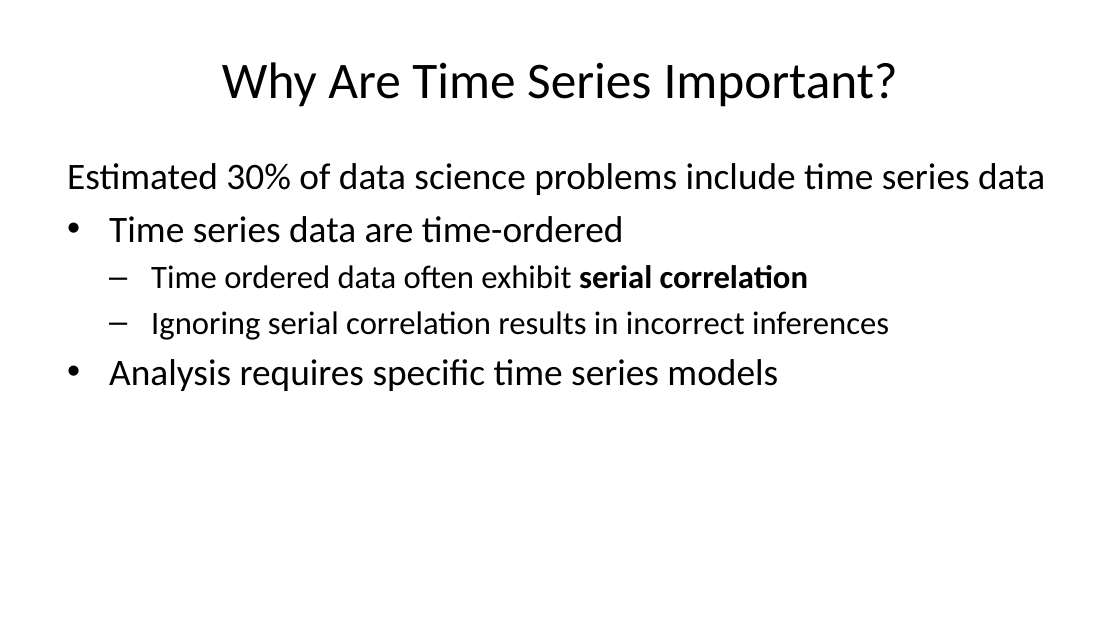
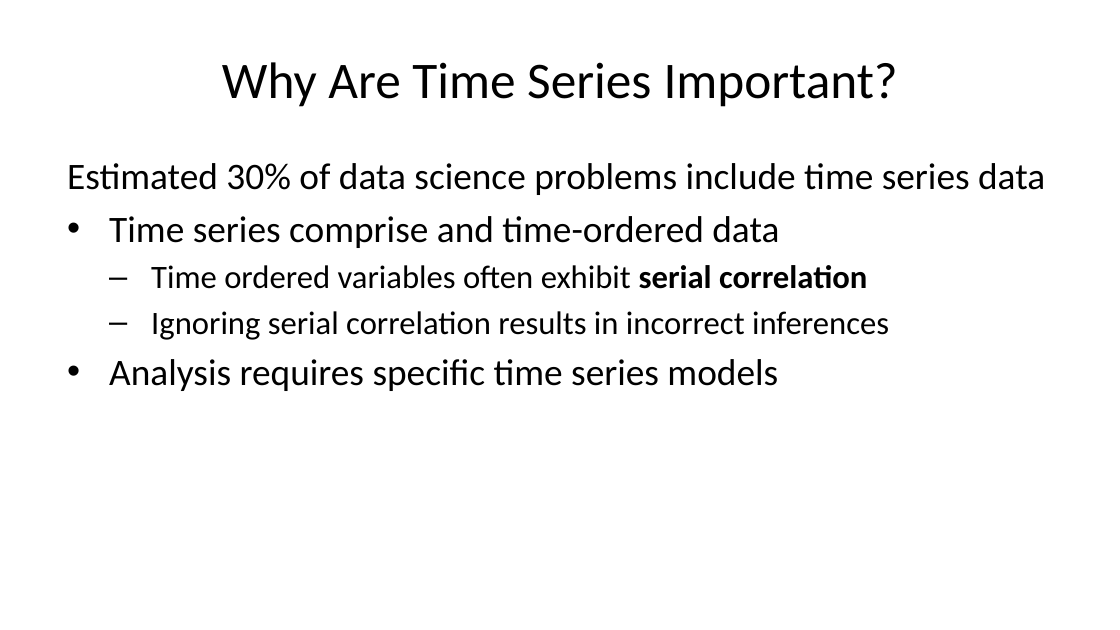
Before and after one commit to StephenElston/CSCI-E-83, a slide deck: slide 2 of LectureSlides/11_PropertiesOfTimeSeries.pptx. Drawn at 1120x630 pixels with LibreOffice and Linux fonts; fonts in the diff are those of the drawing. Boxes give left, top, right and bottom in pixels: in the first picture for what was removed or moved away, otherwise in the second. Text is boxed around its words. In the diff, an @@ line names an element or a change of style, - is before the commit and + after.

```diff
--- a/LectureSlides/11_PropertiesOfTimeSeries.pptx
+++ b/LectureSlides/11_PropertiesOfTimeSeries.pptx
@@ text at <box>109,216,867,289</box>: text changed @@
-• Time series data are time-ordered
-  – Time ordered data often exhibit serial correlation
+• Time series comprise and time-ordered data
+  – Time ordered variables often exhibit serial correlation
```
Also in this commit, not shown: 21 other slides changed, 9 slides added, 1 slide removed.
